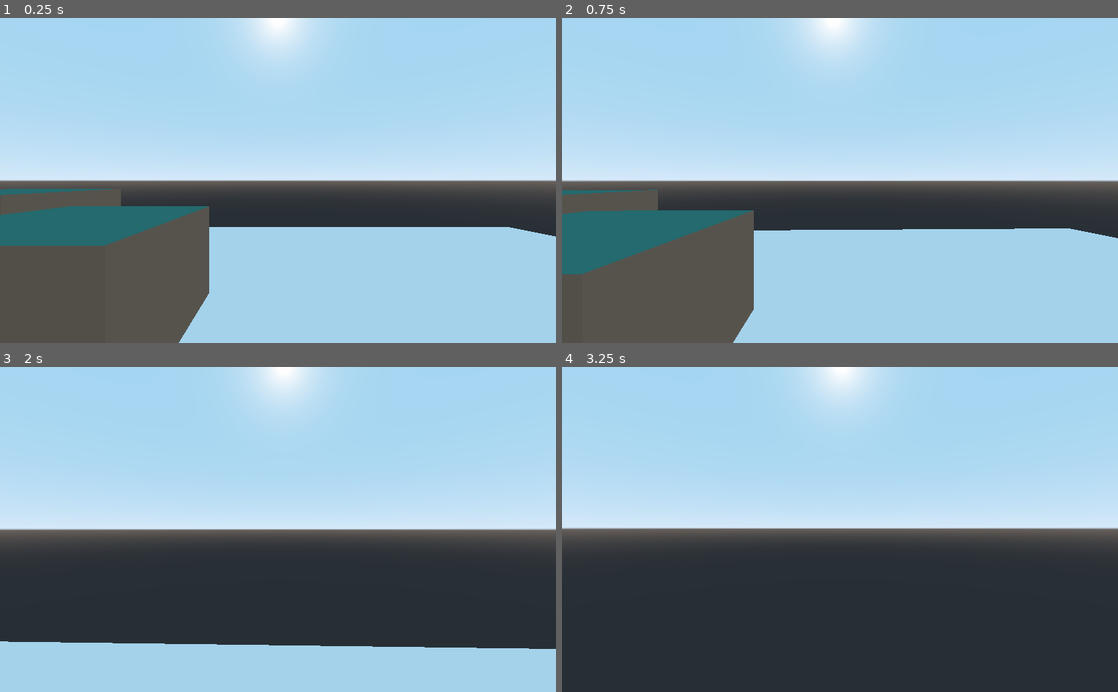
Above: before the commit, frames 1-4 (two rows, left to right).
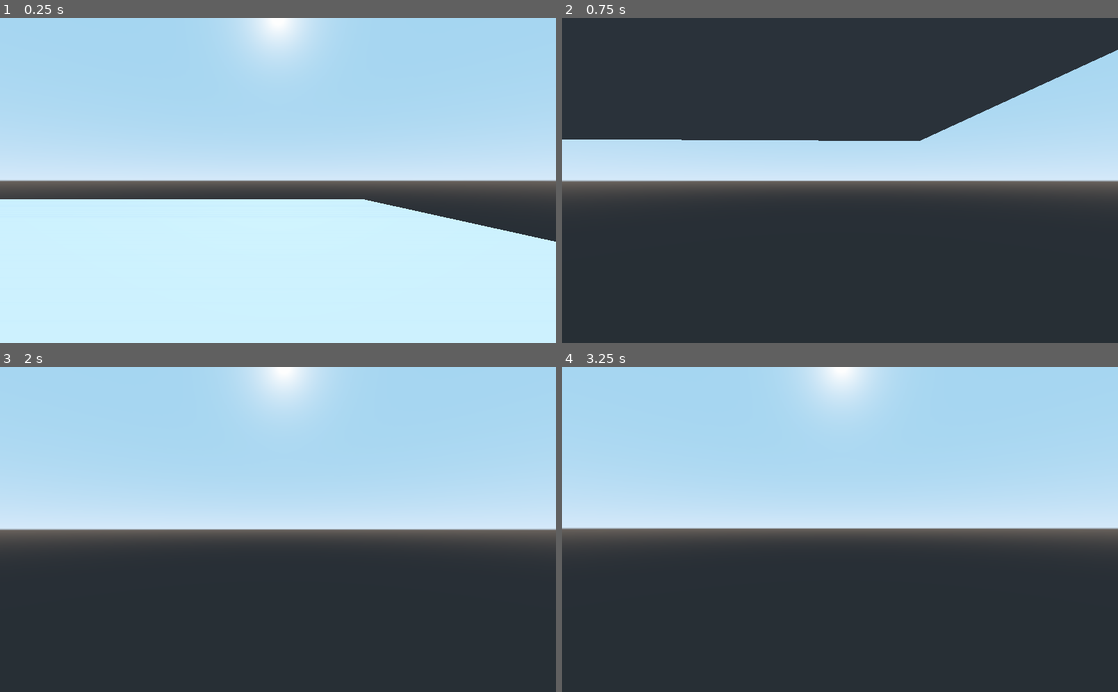
Above: after the commit, the same moments.

Repository: FrankHomolka/repose-senior-project
Game: Godot game, scene res://Level.tscn
Two runs of this game, one before a commit and one after it. Both use one fixed random seed, a clock stepped at 60 frames per second and the inputs below. The project has no main scene, so this scene is started directly.
Inputs (mouse positions are in pixels of both pictures, inside the frame that each line leads up to):
- Up to frame 1 (0.25 s): no input
- Up to frame 2 (0.75 s): tap Enter at 0.5 s; move the mouse to (867, 180) at 0.52 s; hold W (move_forward) from 0.53 s (still down)
- Up to frame 3 (2 s): keep holding W (move_forward); tap Space (jump) at 0.77, 1.52 s; move the mouse to (250, 529) at 1.27 s
- Up to frame 4 (3.25 s): keep holding W (move_forward); move the mouse to (851, 523) at 2.02 s; tap Space (jump) at 2.75, 3.02 s; move the mouse to (834, 536) at 2.77 s

The runs differ from the first frame. In frame 1, 43% of the frame differs, in the area x 0-100%, y 52-100%; in frame 2, 70%, in the area x 0-100%, y 0-100%; in frame 3, 14%; in frame 4, nothing differs.

Commit message:
added multiplayer framework

Diff:
--- a/Level.tscn
+++ b/Level.tscn
@@ -1,8 +1,8 @@
 [gd_scene load_steps=6 format=2]
 
-[ext_resource path="res://assets/Player.tscn" type="PackedScene" id=1]
 [ext_resource path="res://assets/FlowerPurple.tscn" type="PackedScene" id=2]
 [ext_resource path="res://assets/Block.tscn" type="PackedScene" id=3]
+[ext_resource path="res://scripts/Level.gd" type="Script" id=4]
 
 [sub_resource type="BoxShape" id=1]
 extents = Vector3( 20, 1, 20 )
@@ -11,6 +11,7 @@
 size = Vector3( 40, 2, 40 )
 
 [node name="Level" type="Spatial"]
+script = ExtResource( 4 )
 
 [node name="Floor" type="StaticBody" parent="."]
 transform = Transform( 1, 0, 0, 0, 1, 0, 0, 0, 1, 0, -1, 0 )
@@ -21,9 +22,6 @@
 [node name="MeshInstance" type="MeshInstance" parent="Floor"]
 mesh = SubResource( 2 )
 material/0 = null
-
-[node name="Player" parent="." instance=ExtResource( 1 )]
-transform = Transform( 1, 0, 0, 0, 1, 0, 0, 0, 1, 0, 3, 0 )
 
 [node name="FlowerPurple" parent="." instance=ExtResource( 2 )]
 transform = Transform( 5, 0, 0, 0, 5, 0, 0, 0, 5, 0, 0.22135, 5 )
@@ -36,3 +34,13 @@
 
 [node name="Block3" parent="." instance=ExtResource( 3 )]
 transform = Transform( 5, 0, 0, 0, 5, 0, 0, 0, 5, -9.86046, -3.26057, -0.360703 )
+
+[node name="Player1Pos" type="Position3D" parent="."]
+transform = Transform( 1, 0, 0, 0, 1, 0, 0, 0, 1, 12.5689, 0.113322, 0 )
+
+[node name="Player2Pos" type="Position3D" parent="."]
+transform = Transform( 1, 0, 0, 0, 1, 0, 0, 0, 1, 8.32023, 0.0491447, 11.8632 )
+
+[node name="DirectionalLight" type="DirectionalLight" parent="."]
+transform = Transform( 1, 0, 0, 0, -0.97201, 0.234938, 0, -0.234938, -0.97201, 0, 10.5777, -26.8384 )
+shadow_enabled = true
--- /dev/null
+++ b/assets/Lobby.tscn
@@ -0,0 +1,28 @@
+[gd_scene load_steps=2 format=2]
+
+[ext_resource path="res://scripts/Lobby.gd" type="Script" id=1]
+
+[node name="Lobby" type="Node2D"]
+script = ExtResource( 1 )
+
+[node name="ButtonHost" type="Button" parent="."]
+margin_left = 166.0
+margin_top = 62.0
+margin_right = 362.0
+margin_bottom = 103.0
+text = "Host"
+__meta__ = {
+"_edit_use_anchors_": false
+}
+
+[node name="ButtonJoin" type="Button" parent="."]
+margin_left = 171.0
+margin_top = 144.0
+margin_right = 367.0
+margin_bottom = 185.0
+text = "Join"
+__meta__ = {
+"_edit_use_anchors_": false
+}
+[connection signal="pressed" from="ButtonHost" to="." method="_on_ButtonHost_pressed"]
+[connection signal="pressed" from="ButtonJoin" to="." method="_on_ButtonJoin_pressed"]
--- a/project.godot
+++ b/project.godot
@@ -17,6 +17,10 @@
 
 config/name="Final Project"
 config/icon="res://icon.png"
+
+[autoload]
+
+Globals="*res://scripts/Globals.gd"
 
 [input]
 
--- /dev/null
+++ b/scripts/Globals.gd
@@ -0,0 +1,3 @@
+extends Node
+
+var player2id = -1
--- /dev/null
+++ b/scripts/Level.gd
@@ -0,0 +1,18 @@
+extends Spatial
+
+onready var player1pos = $Player1Pos
+onready var player2pos = $Player2Pos
+
+# Called when the node enters the scene tree for the first time.
+func _ready():
+	var player1 = preload("res://Assets/Player.tscn").instance()
+	player1.set_name(str(get_tree().get_network_unique_id()))
+	player1.set_network_master(get_tree().get_network_unique_id())
+	player1.global_transform = player1pos.global_transform
+	add_child(player1)
+
+	var player2 = preload("res://Assets/Player.tscn").instance()
+	player2.set_name(str(Globals.player2id))
+	player2.set_network_master(Globals.player2id)
+	player2.global_transform = player2pos.global_transform
+	add_child(player2)
--- /dev/null
+++ b/scripts/Lobby.gd
@@ -0,0 +1,21 @@
+extends Node2D
+
+func _ready():
+	get_tree().connect("network_peer_connected", self, "_player_connected")
+
+func _on_ButtonHost_pressed():
+	var net = NetworkedMultiplayerENet.new();
+	net.create_server(6969, 2)
+	get_tree().set_network_peer(net)
+
+func _on_ButtonJoin_pressed():
+	var net = NetworkedMultiplayerENet.new()
+	# change ip for multiple computers
+	net.create_client("127.0.0.1", 6969)
+	get_tree().set_network_peer(net)
+
+func _player_connected(id):
+	Globals.player2id = id
+	var game = preload("res://Level.tscn").instance()
+	get_tree().get_root().add_child(game)
+	hide()
--- a/scripts/NewFPS.gd
+++ b/scripts/NewFPS.gd
@@ -21,6 +21,9 @@
 
 func _ready():
 	Input.set_mouse_mode((Input.MOUSE_MODE_CAPTURED))
+
+remote func _set_position(pos):
+	global_transform.origin = pos
 
 func _input(event):
 	if event is InputEventMouseMotion:
@@ -57,4 +60,7 @@
 	movement.x = h_velocity.x + gravity_vec.x
 	movement.y = gravity_vec.y
 
-	move_and_slide(movement, Vector3.UP)
+	if direction != Vector3():
+		if is_network_master():
+			move_and_slide(movement, Vector3.UP)
+		rpc_unreliable("_set_position", global_transform.origin)
